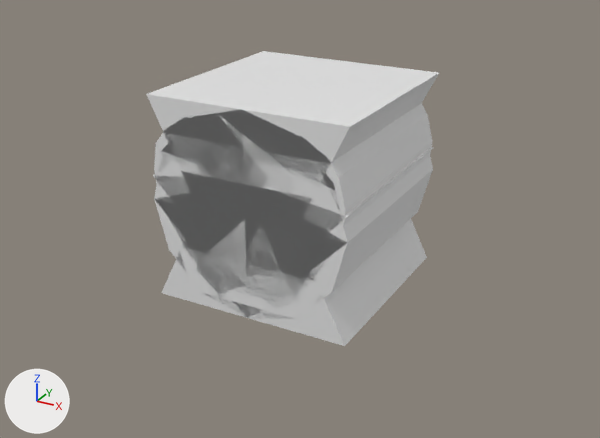
Renders of the OBJ model data/models.obj from each side of a commit.
Both versions are drawn from a 50 mm camera at (3.66, -6.65, 2.95) aimed at (0.07, -0.12, -0.32). Lighting does not change. The marker at lower left points along +X, +Y and +Z. Where no turn or scale is listed for an object, it has been applied to the vertices.

In view in the first picture: 'blue_down_arrow', 'cyan_up_arrow', 'green_circle', 'purple_diamond', 'red_heart', 'yellow_star'.
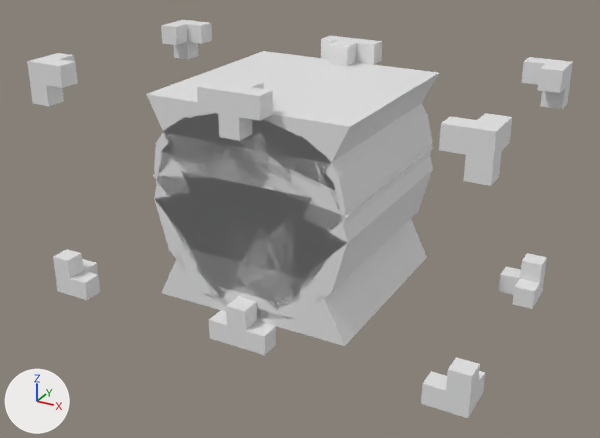
Location of each change, [x1, y1, x2, y2] in pixels of the pictures (600 x 438 px):
'selector', added: after [27, 20, 573, 418]

The change in detail:
Mesh me_selector is new.
It has 256 vertices, 464 faces and spans x -2.2..2.2, y -1.2..1.2, z -1.2..1.2.
Object 'selector' (ob_selector) is new; it shows me_selector.
Its location is (0.0, 0.0, 0.0).
